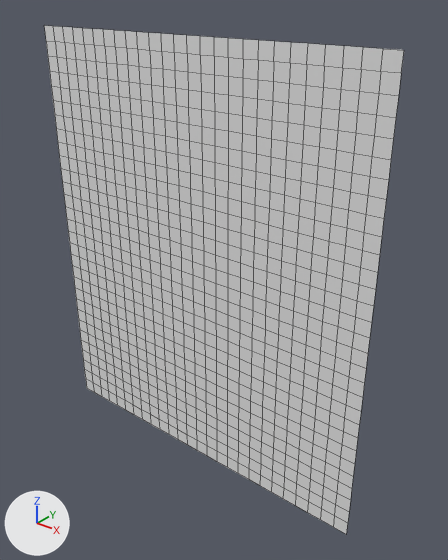
Before and after pictures for a commit that changed the OBJ model Microgue/Assets/Tiled2Unity/Meshes/demo_3.obj.
Before and after are seen from a camera (50 mm lens) standing at (3.89, -8.98, 0.92) and looking at (-3.61, 0.39, -4.89). The lights are fixed; the arrows at lower left show +X, +Y and +Z. Mesh edges are drawn as thin lines. Where no turn or scale is listed for an object, it has been applied to the vertices.

Objects in the first picture: 'demo_3'.
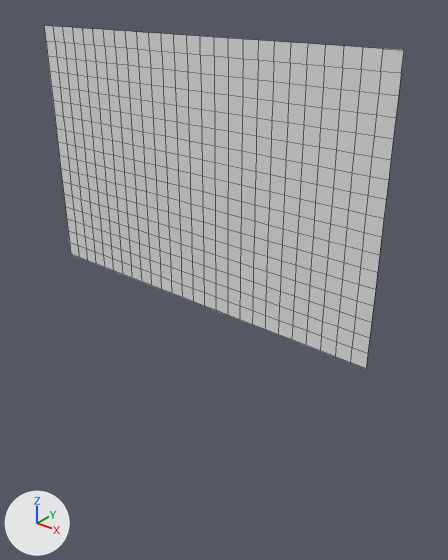
Edits to the bpy script that builds the scene:
```text
Change me_demo_3:
    used by ob_demo_3; location = (0.0, 0.0, 0.0)
    remove me_demo_3.from_pydata(...)  # 837 vertices, 780 faces; spans x -8.32..0.0, y 0.0, z -9.6..0.0
    add me_demo_3.from_pydata(...)  # 486 vertices, 442 faces; spans x -8.32..0.0, y 0.0, z -5.44..0.0
    me_demo_3 part 1: 351 vertices removed from x -8.32..0.0, y 0.0, z -9.6..-5.76
```

What differs and where, as boxes [x1, y1, x2, y2] in the pictures (448 x 560 px):
'demo_3', reshaped (33% shorter)
    before: [44, 25, 404, 534]
    after: [44, 25, 404, 368]
part 1 of me_demo_3, deleted
    before: [71, 255, 366, 534]
